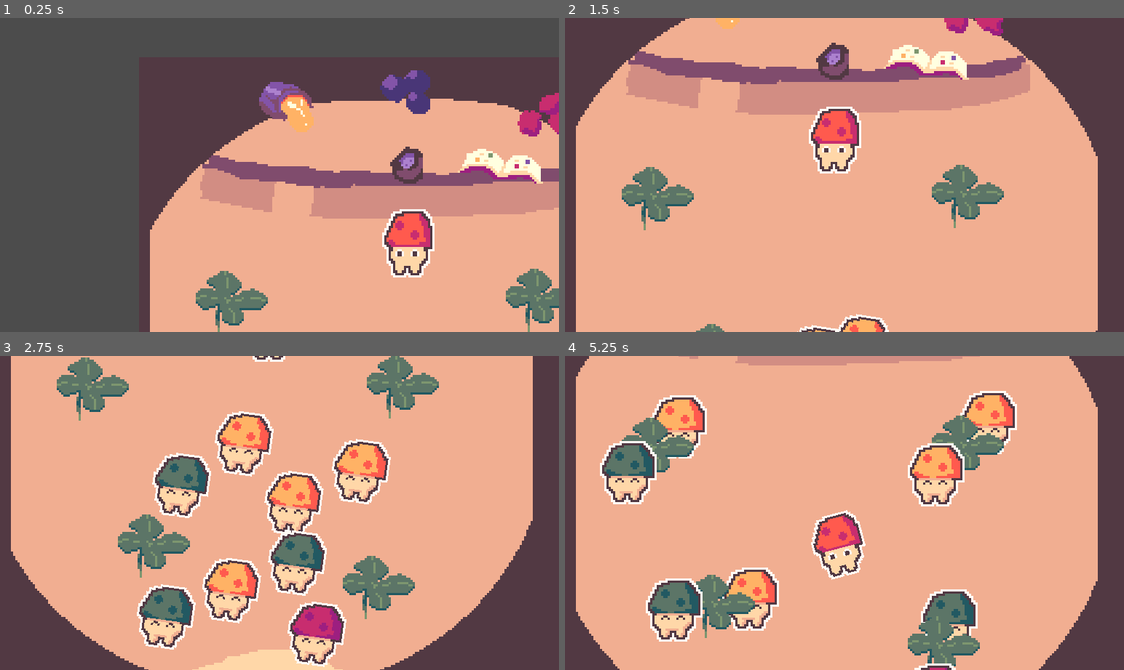
Above: before the commit, frames 1-4 (two rows, left to right).
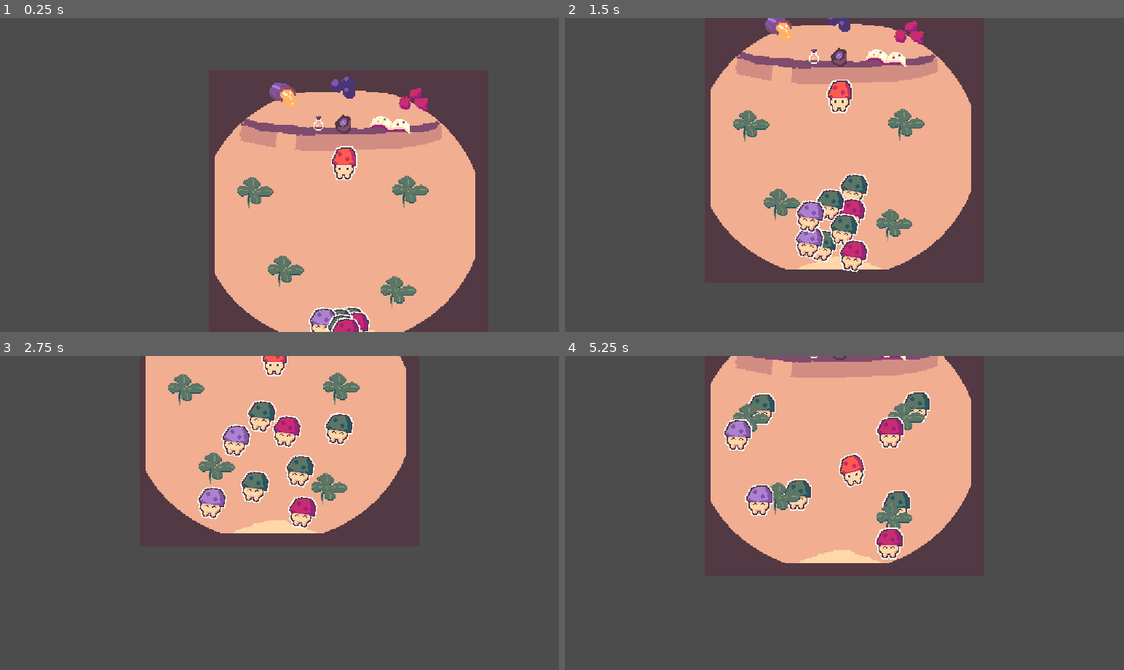
Above: after the commit, the same moments.

Repository: Daxidz/cozy-autum-jam-22
Game: Godot game, scene res://src/Main.tscn
Same seed, same stepped clock (60 frames per second), same inputs: the game is played once before the commit and once after it.
Inputs (mouse positions are in pixels of both pictures, inside the frame that each line leads up to; where the layout moved, square brackets give the same spot in the first picture):
- Up to frame 1 (0.25 s): no input
- Up to frame 2 (1.5 s): click (905, 99) [967, 134] at 0.5 s; click (844, 297) at 1.25 s
- Up to frame 3 (2.75 s): tap Enter (ui_accept) at 2 s; move the mouse to (290, 600) at 2.02 s; hold Enter (ui_accept) from 2.03 s (still down)
- Up to frame 4 (5.25 s): move the mouse to (922, 472) at 2.77 s; release Enter (ui_accept) at 2.78 s; click (922, 472) at 2.85 s; tap Enter (ui_accept) at 3.02, 3.05, 3.32, 4.52, 4.55, 4.82 s; move the mouse to (699, 666) at 3.52 s; hold Enter (ui_accept) 3.53-4.28 s; move the mouse to (777, 516) at 4.27 s; click (777, 516) at 4.35 s; move the mouse to (626, 428) at 5.02 s; hold Enter (ui_accept) from 5.03 s (still down)

The runs differ from the first frame. In frame 1, 35% of the frame differs, in the area x 26-100%, y 16-100%; in frame 2, 69%; in frame 3, 70%; in frame 4, 71%, in the area x 1-96%, y 0-100%.

Commit message:
Add bottle and bad recette

Diff:
--- a/src/ChampiInside.gd
+++ b/src/ChampiInside.gd
@@ -15,12 +15,25 @@
 
 var cur_recette: String = ""
 
+func get_random_color():
+	return champi_couleurs[champi_couleurs.keys()[randi()%(champi_couleurs.size()-1)]]
+
 const RECETTES = {
 					"orange": ["Miel", "Framboises"],
 					"purple": ["Mirtille", "Framboises"],
 					"pink": ["Framboises", "Framboises"],
 					"green": ["Mirtille", "Miel"]
 				}
+
+func spawn_all():
+	var colors = [[],[]]
+	for i in 4:
+		colors[0] = get_random_color()
+		colors[1] = get_random_color()
+		while colors[0] == colors[1]:
+			colors[1] = get_random_color()
+		spawn_champi(colors[0])
+		spawn_champi(colors[1])
 
 func _ready():
 	randomize()
@@ -31,21 +44,20 @@
 	for table in $YSort/Tables.get_children():
 		table.connect("champi_matched", self, "_on_Champis_matched")
 
-	for i in 8:
-			spawn_champi()
+	spawn_all()
 
 const champi_couleurs = {
 						"pink":["c92e70", "9e2081"],
 						"green":["5d7668", "235a63"],
 						"orange":["ffb366", "ff5b4f"],
-						"purple":["ad82cf", "8455a9"]
+						"purple":["ad82cf", "8455a9"],
+						"bad":["814d6e", "533a44"],
 						}
 
-func spawn_champi():
+func spawn_champi(colors):
 
 	if cur_table > max_tables: return
 	var champ = Champignon.instance()
-	var colors = champi_couleurs[champi_couleurs.keys()[randi()%champi_couleurs.size()]]
 	print(colors)
 	champ.set_colors(colors[0], colors[1])
 	champ.connect("clicked", self, "_on_Champi_clicked")
@@ -77,7 +89,10 @@
 		list_ingredients.clear()
 
 func _on_Champi_clicked(champi):
-	if cur_recette != "":
+
+	if cur_recette == "bad":
+		champi.modulate = Color.green
+	elif cur_recette != "":
 		var new_colors = champi_couleurs[cur_recette]
 		champi.set_colors(new_colors[0], new_colors[1])
 
@@ -87,12 +102,17 @@
 		table.check_champis_color()
 
 
+	$YSort/Bouteille.empty()
+
+
 func check_recette(ingredients) -> int:
 
 	var is_ok: bool = false
 	ingredients.invert()
 	var ingredients_inv = ingredients.duplicate(true)
 	ingredients.invert()
+
+	cur_recette = "bad"
 
 	for recette in RECETTES:
 
@@ -101,18 +121,16 @@
 			print(recette)
 			show_recette(recette)
 			cur_recette = recette
-			get_tree().call_group("champis", "make_selectable", true)
-			return 1
+			break
+
+	get_tree().call_group("champis", "make_selectable", true)
+	$YSort/Bouteille.prepare(champi_couleurs[cur_recette])
 	return 0
 
 func _on_Champis_matched(champis):
 	for c in champis:
 		c.emit_hearts()
 
-func _input(event):
-	if event.is_action_pressed("ui_accept"):
-		for i in 8:
-			spawn_champi()
 
 func show_recette(recette):
 	var rec = get_node("Livre/Recette/ColorRect/" + recette)
--- a/src/Main.tscn
+++ b/src/Main.tscn
@@ -8,6 +8,7 @@
 [ext_resource path="res://assets/img/barista.png" type="Texture" id=6]
 [ext_resource path="res://assets/img/bar.png" type="Texture" id=7]
 [ext_resource path="res://src/barista/Barista.gd" type="Script" id=8]
+[ext_resource path="res://src/barista/Bouteille.tscn" type="PackedScene" id=9]
 [ext_resource path="res://assets/img/livre.png" type="Texture" id=10]
 [ext_resource path="res://src/Chauderon.tscn" type="PackedScene" id=11]
 [ext_resource path="res://src/recettes/Ingredient.tscn" type="PackedScene" id=12]
@@ -17,9 +18,9 @@
 [ext_resource path="res://src/Table.tscn" type="PackedScene" id=16]
 
 [sub_resource type="NavigationPolygon" id=11]
-vertices = PoolVector2Array( 53, 56, 27, 52, 45, 37, 106, 20, 170, 23, 214, 50, 169, 64, 86, 63, 51, 69, 85, 73, 170, 73, 223, 59, 245, 91, 244, 173, 215, 218, 169, 244, 73, 243, 30, 220, 5, 186, 5, 131, 6, 79, 18, 64 )
-polygons = [ PoolIntArray( 0, 1, 2, 3 ), PoolIntArray( 3, 4, 5, 6, 7, 0 ), PoolIntArray( 8, 0, 7, 9 ), PoolIntArray( 10, 11, 12, 13, 14, 15 ), PoolIntArray( 9, 10, 15, 16, 17, 18, 19 ), PoolIntArray( 8, 9, 19, 20 ), PoolIntArray( 8, 20, 21 ) ]
-outlines = [ PoolVector2Array( 85, 73, 86, 63, 169, 64, 214, 50, 170, 23, 106, 20, 45, 37, 27, 52, 53, 56, 51, 69, 18, 64, 6, 79, 5, 131, 5, 186, 30, 220, 73, 243, 169, 244, 215, 218, 244, 173, 245, 91, 223, 59, 170, 73 ) ]
+vertices = PoolVector2Array( 45, 37, 106, 20, 170, 23, 214, 50, 161, 55, 82, 54, 64, 52, 31, 48, 79, 72, 61, 72, 170, 73, 226, 64, 245, 91, 244, 173, 215, 218, 169, 244, 73, 243, 30, 220, 5, 186, 5, 131, 6, 79, 18, 64 )
+polygons = [ PoolIntArray( 0, 1, 2, 3, 4, 5, 6, 7 ), PoolIntArray( 6, 5, 8, 9 ), PoolIntArray( 10, 11, 12, 13, 14, 15, 16 ), PoolIntArray( 9, 8, 10, 16, 17, 18, 19, 20 ), PoolIntArray( 9, 20, 21 ) ]
+outlines = [ PoolVector2Array( 79, 72, 82, 54, 161, 55, 214, 50, 170, 23, 106, 20, 45, 37, 31, 48, 64, 52, 61, 72, 18, 64, 6, 79, 5, 131, 5, 186, 30, 220, 73, 243, 169, 244, 215, 218, 244, 173, 245, 91, 226, 64, 170, 73 ) ]
 
 [sub_resource type="CapsuleShape2D" id=10]
 radius = 3.0
@@ -174,6 +175,7 @@
 [node name="CameraMouse" type="Camera2D" parent="ChampiInside"]
 position = Vector2( -128, 0 )
 current = true
+zoom = Vector2( 2, 2 )
 limit_left = 0
 limit_top = 0
 limit_right = 0
@@ -290,6 +292,10 @@
 
 [node name="PathFollow2D" parent="ChampiInside/YSort/Tables/Table4/YSort/Path1" index="0"]
 position = Vector2( -49, 40 )
+
+[node name="Bouteille" parent="ChampiInside/YSort" instance=ExtResource( 9 )]
+position = Vector2( 100, 48 )
+z_index = 1
 
 [node name="Chauderon" parent="ChampiInside" instance=ExtResource( 11 )]
 
--- a/src/Table.gd
+++ b/src/Table.gd
@@ -28,7 +28,7 @@
 		path.add_child(champi)
 		var tween = get_tree().create_tween()
 		tween.tween_callback(champi, "walk")
-		tween.tween_property(path, "unit_offset", 1.0, 5)
+		tween.tween_property(path, "unit_offset", 1.0, rand_range(4, 6))
 		tween.tween_callback(champi, "idle")
 	else:
-		nb_champis == MAX_CHAMPI
+		nb_champis = MAX_CHAMPI
--- /dev/null
+++ b/src/barista/Bouteille.gd
@@ -0,0 +1,15 @@
+extends Node2D
+
+
+var is_prepared: bool = false
+
+func _ready():
+	empty()
+
+func empty():
+	$AnimationPlayer.play("empty")
+
+func prepare(colors):
+	material.set_shader_param("color_light", Color(colors[0]))
+	material.set_shader_param("color_dark", Color(colors[1]))
+	$AnimationPlayer.play("prepared")
--- /dev/null
+++ b/src/barista/Bouteille.tscn
@@ -0,0 +1,85 @@
+[gd_scene load_steps=7 format=2]
+
+[ext_resource path="res://assets/img/bouteille.png" type="Texture" id=1]
+[ext_resource path="res://src/barista/Bouteille.gd" type="Script" id=2]
+[ext_resource path="res://src/shaders/replace_cols.tres" type="Shader" id=3]
+
+[sub_resource type="ShaderMaterial" id=3]
+shader = ExtResource( 3 )
+shader_param/color_light = null
+shader_param/color_dark = null
+shader_param/outlined = false
+shader_param/line_color = Color( 1, 1, 1, 1 )
+
+[sub_resource type="Animation" id=2]
+resource_name = "empty"
+length = 0.1
+tracks/0/type = "value"
+tracks/0/path = NodePath("Sprite:frame")
+tracks/0/interp = 1
+tracks/0/loop_wrap = true
+tracks/0/imported = false
+tracks/0/enabled = true
+tracks/0/keys = {
+"times": PoolRealArray( 0 ),
+"transitions": PoolRealArray( 1 ),
+"update": 1,
+"values": [ 6 ]
+}
+tracks/1/type = "value"
+tracks/1/path = NodePath("Sprite:rotation_degrees")
+tracks/1/interp = 1
+tracks/1/loop_wrap = true
+tracks/1/imported = false
+tracks/1/enabled = true
+tracks/1/keys = {
+"times": PoolRealArray( 0 ),
+"transitions": PoolRealArray( 1 ),
+"update": 0,
+"values": [ 0.0 ]
+}
+
+[sub_resource type="Animation" id=1]
+resource_name = "prepared"
+length = 0.6
+loop = true
+step = 0.05
+tracks/0/type = "value"
+tracks/0/path = NodePath("Sprite:frame")
+tracks/0/interp = 1
+tracks/0/loop_wrap = true
+tracks/0/imported = false
+tracks/0/enabled = true
+tracks/0/keys = {
+"times": PoolRealArray( 0, 0.1, 0.2, 0.3, 0.4, 0.5 ),
+"transitions": PoolRealArray( 1, 1, 1, 1, 1, 1 ),
+"update": 1,
+"values": [ 0, 1, 2, 3, 4, 5 ]
+}
+tracks/1/type = "value"
+tracks/1/path = NodePath("Sprite:rotation_degrees")
+tracks/1/interp = 1
+tracks/1/loop_wrap = true
+tracks/1/imported = false
+tracks/1/enabled = true
+tracks/1/keys = {
+"times": PoolRealArray( 0.2, 0.5 ),
+"transitions": PoolRealArray( 1, 1 ),
+"update": 0,
+"values": [ -10.0, 10.0 ]
+}
+
+[node name="Bouteille" type="Node2D"]
+material = SubResource( 3 )
+script = ExtResource( 2 )
+
+[node name="Sprite" type="Sprite" parent="."]
+use_parent_material = true
+rotation = -0.0995192
+texture = ExtResource( 1 )
+hframes = 7
+frame = 6
+
+[node name="AnimationPlayer" type="AnimationPlayer" parent="."]
+anims/empty = SubResource( 2 )
+anims/prepared = SubResource( 1 )
Binary file added: assets/img/bouteille.aseprite
Binary file added: assets/img/bouteille.png
Not shown, added: assets/img/bouteille.png.import
Binary file changed: assets/img/mockup.aseprite
Not shown: 1 places in src/Main.tscn that only renumber resources
